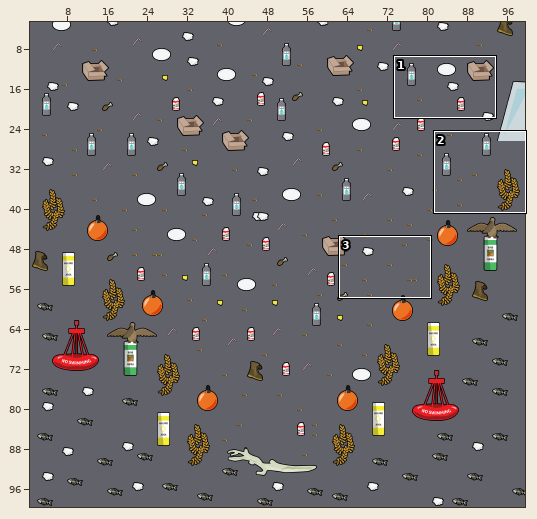
Level history. Tiled map (JSON): src/tiled/funnel.json. The first picture is a wide view before the edit; the outline marks the close-up.
Close-up. Before the edit:
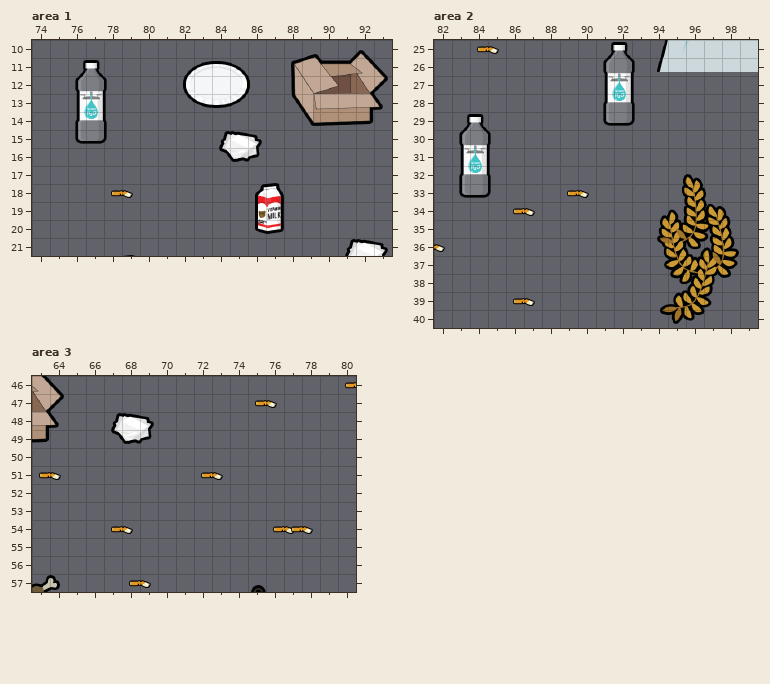
Cells are 32x32 px. Shown: area 1 x 74..93, y 10..21; area 2 x 82..99, y 25..40; area 3 x 63..80, y 46..57. The commit also changed other parts of the map, which this record leaves out. Layer "Tile Layer 1" is drawn 12,-8 px off the grid.
The result:
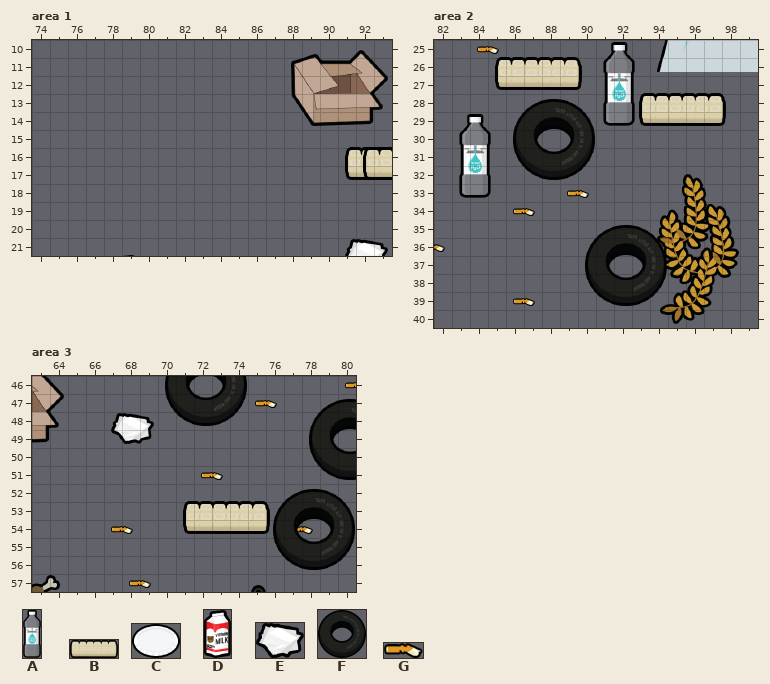
Key: from "junk": A 4 "bottle", B 14 "egg-carton", C 19 "foam-plate", D 23 "milk", E 26 "paper-wad", F 46 "tire", G 49 "buttTrash".
_ is an empty cell.
What changed:
Layer "Tile Layer 1", area 1:
Tile B now appears in row 17 at x 91 to 92.
The author cleared tile A in row 15 at x 76.
The author cleared tile C in row 13 at x 82.
The author cleared tile D in row 20 at x 86.
The author cleared tile E in row 16 at x 84.
The author cleared tile G in row 18 at x 78.
Layer "Tile Layer 1", area 2:
Tile B now appears in row 27 at x 85; in row 29 at x 93.
Tile F now appears in row 32 at x 86; in row 39 at x 90.
Layer "Tile Layer 1", area 3:
Tile B now appears in row 54 at x 71.
Tile F now appears in row 48 at x 70; in row 51 at x 78; in row 56 at x 76.
The author cleared tile G in row 51 at x 63.
